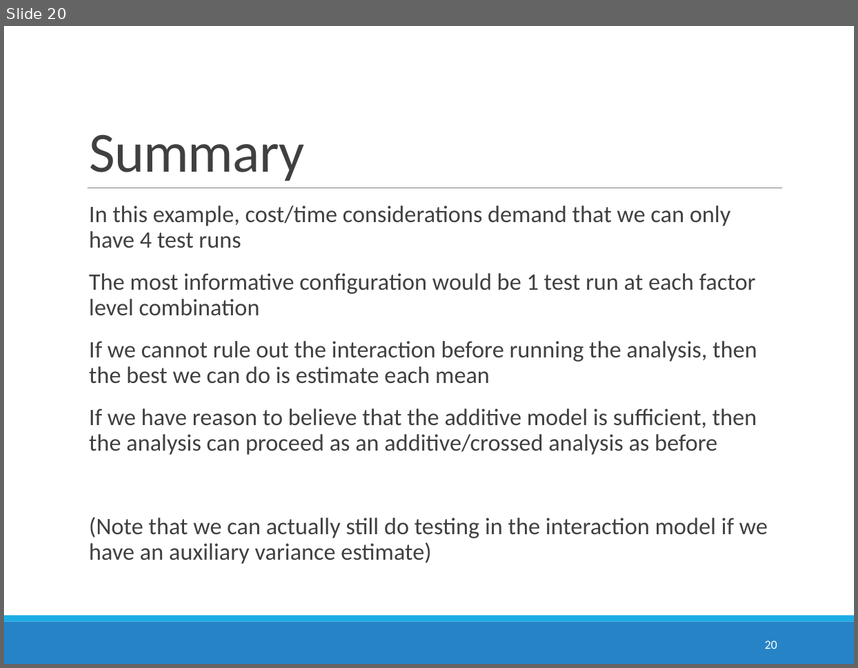
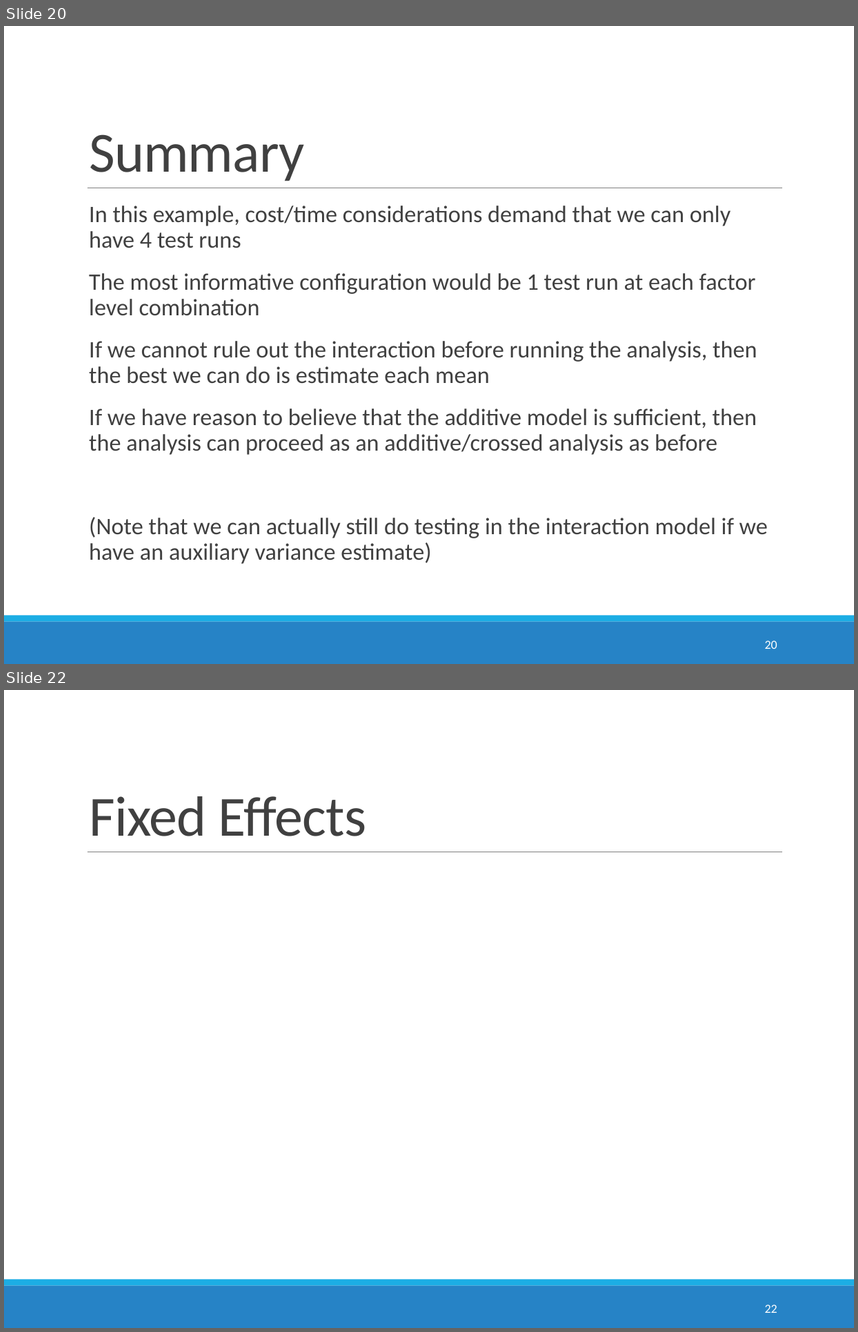
Before and after one commit to STAT6302/lectures, a slide deck: multiWayANOVA/14_multifactorStudiesWithoutReplication.pptx. Shown one above the other, each under a label of ours: slide 20 before the commit, slides 20 and 22 after it; the slides between them are not shown. The pictures are 858x668 and 858x1332 pixels, drawn with LibreOffice and Linux fonts; fonts in the diff are those of the drawing; grey boxes stand for pictures. Boxes give left, top, right and bottom in pixels: in the first picture for what was removed or moved away, otherwise in the second. Text is boxed around its words. In the diff, an @@ line names an element or a change of style, - is before the commit and + after.

```diff
--- a/multiWayANOVA/14_multifactorStudiesWithoutReplication.pptx
+++ b/multiWayANOVA/14_multifactorStudiesWithoutReplication.pptx
@@ slide 22 added at (4,690,854,1328), background #FFFFFF; not listed: 3 template elements that a slide beside it also shows @@
@@ title added at (89,796,367,836), 48 pt, text #404040 @@
+Fixed Effects
@@ page number added at (765,1304,777,1312), 10.5 pt, text #FFFFFF @@
+22
```
Also in this commit, not shown: 1 slide changed, 5 other slides added, 2 other files.
